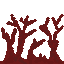
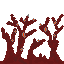
Revision of a layered 64 x 64 image; what changed, layer by layer:
painted on "art" over [11, 14, 57, 51]
